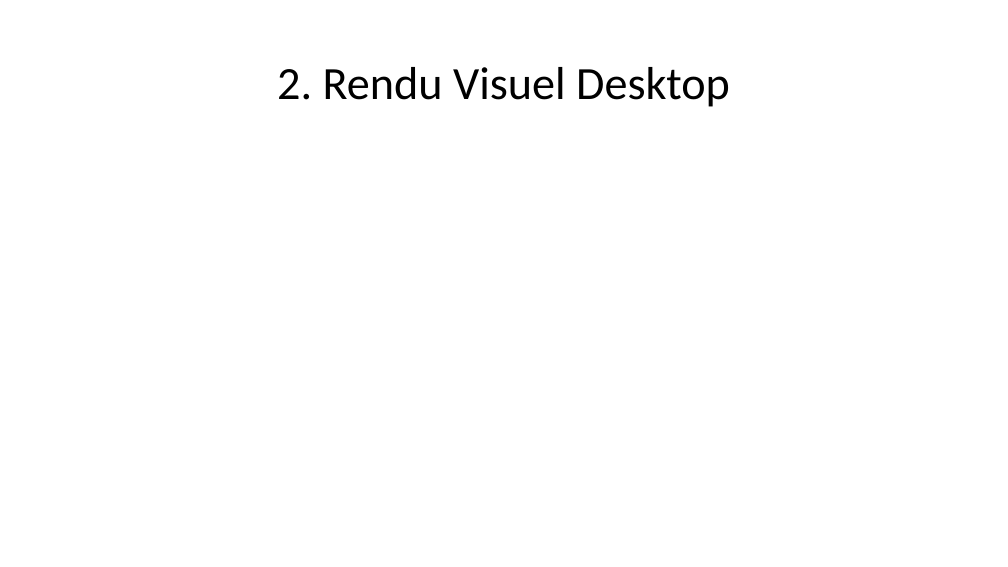
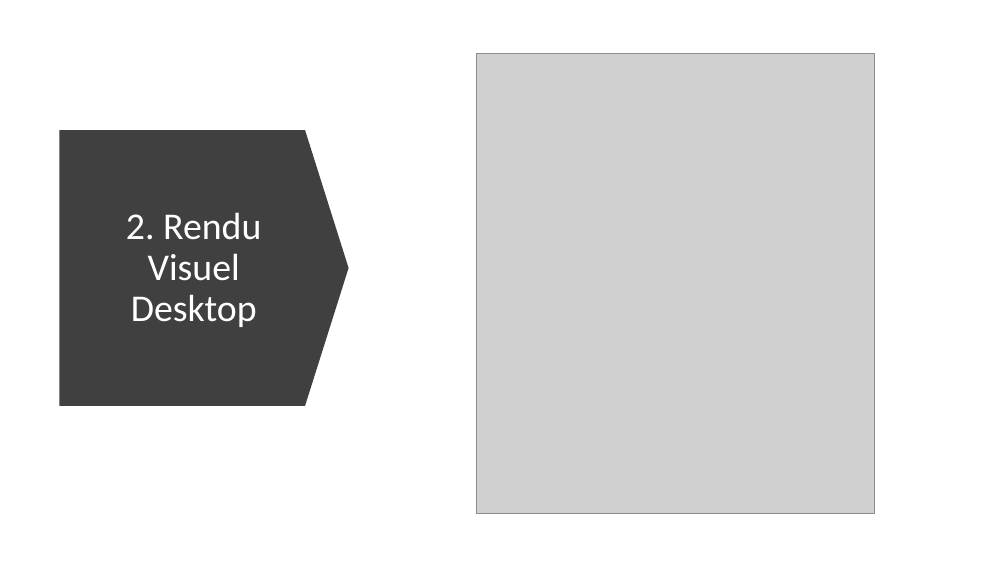
Before and after one commit to Dakusy/P2_Booki, a slide deck: slide 4 of P2.pptx. Drawn at 1008x567 pixels with LibreOffice and Linux fonts; fonts in the diff are those of the drawing; grey boxes stand for pictures. Boxes give left, top, right and bottom in pixels: in the first picture for what was removed or moved away, otherwise in the second. Text is boxed around its words. In the diff, an @@ line names an element or a change of style, - is before the commit and + after.

```diff
--- a/P2.pptx
+++ b/P2.pptx
@@ picture added at [476,53,875,513] @@
@@ down arrow added at [60,130,349,406], fill #404040 @@
@@ title "2. Rendu Visuel Desktop": place and size @@
-title "2. Rendu Visuel Desktop" at [277,67,730,107]
+title "2. Rendu Visuel Desktop" at [126,212,261,327]
@@ title "2. Rendu Visuel Desktop" at [126,212,261,327]: size 44 to 36 pt, text colour #000000 to #FFFFFF @@
```
Also in this commit, not shown: 1 other slide changed, 1 other file.
